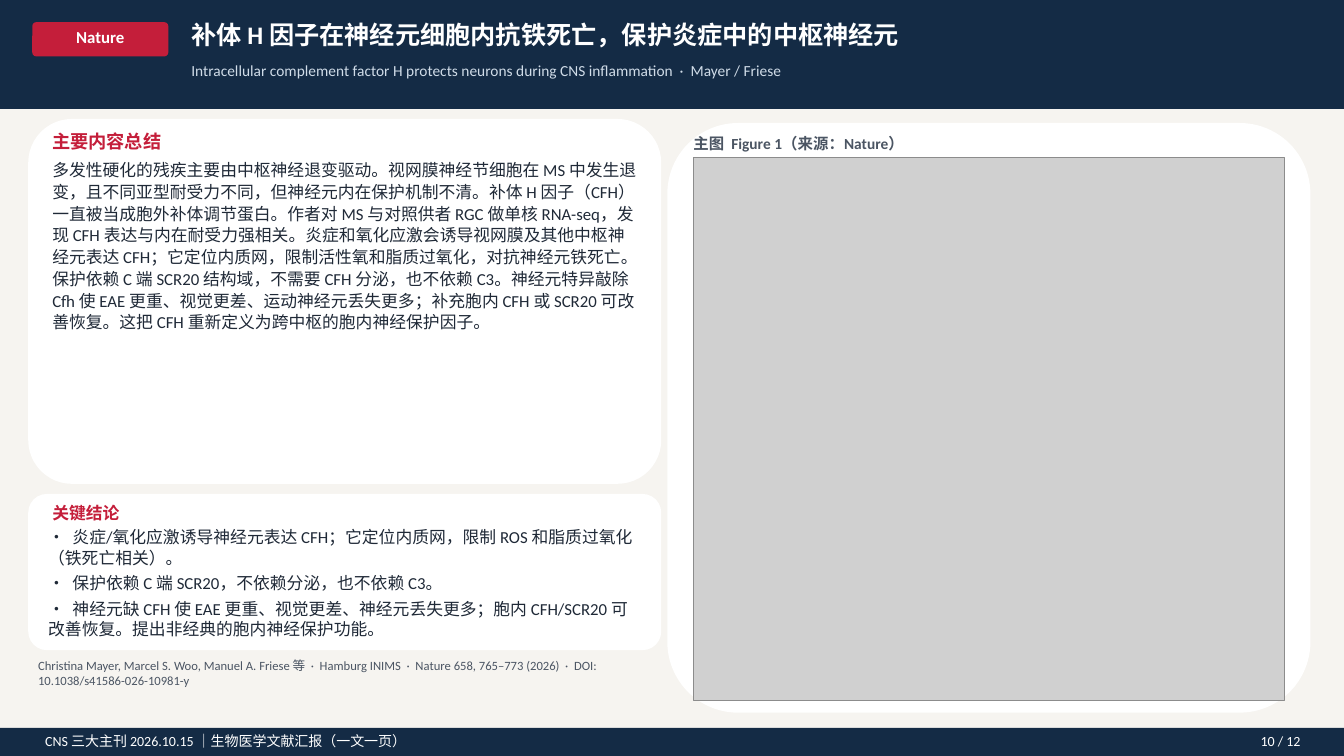
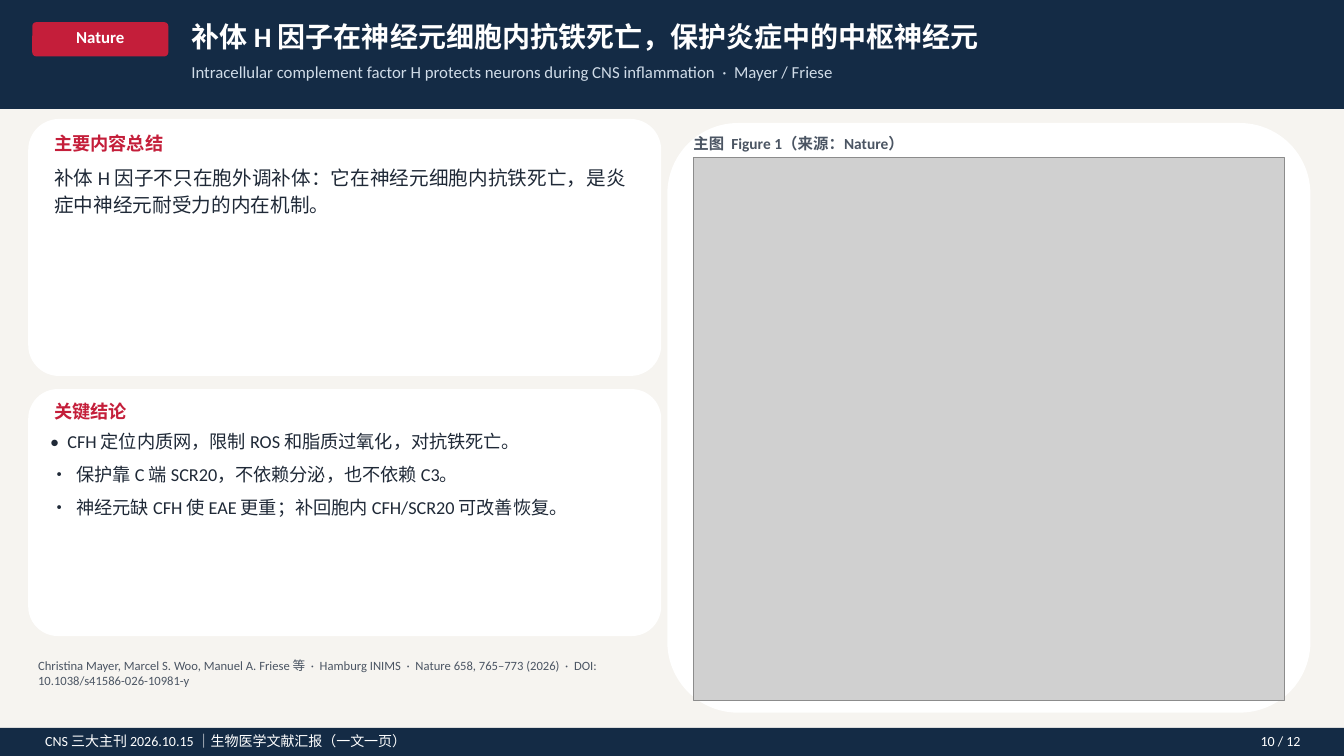
Before and after one commit to zh798858037-sys/AI, a slide deck: slide 12 of CNS_20261015_生物医学文献汇报.pptx. Drawn at 1344x756 pixels with LibreOffice and Linux fonts; fonts in the diff are those of the drawing; grey boxes stand for pictures. Boxes give left, top, right and bottom in pixels: in the first picture for what was removed or moved away, otherwise in the second. Text is boxed around its words. In the diff, an @@ line names an element or a change of style, - is before the commit and + after.

```diff
--- a/CNS_20261015_生物医学文献汇报.pptx
+++ b/CNS_20261015_生物医学文献汇报.pptx
@@ text "补体 H 因子在神经元细胞内抗铁死亡，保护炎症中的中枢神经元" at <box>191,23,979,51</box>: size 18 to 20 pt @@
@@ text "Intracellular complement factor H protects ..." at <box>191,66,833,81</box>: size 11 to 12 pt @@
@@ rounded rectangle: place and size @@
-rounded rectangle at <box>28,119,661,484</box>
+rounded rectangle at <box>28,119,661,376</box>
@@ text at <box>54,168,626,214</box>: text changed; size 12 to 14 pt @@
-多发性硬化的残疾主要由中枢神经退变驱动。视网膜神经节细胞在 MS 中发生退变，且不同亚型耐受力不同，但神经元内在保护机制不清。补体 H 因子（CFH）一直被当成胞外补体调节蛋白。作者对 MS 与对照供者 RGC 做单核 RNA-seq，发现 CFH 表达与内在耐受力强相关。炎症和氧化应激会诱导视网膜及其他中枢神经元表达 CFH；它定位内质网，限制活性氧和脂质过氧化，对抗神经元铁死亡。保护依赖 C 端 SCR20 结构域，不需要 CFH 分泌，也不依赖 C3。神经元特异敲除 Cfh 使 EAE 更重、视觉更差、运动神经元丢失更多；补充胞内 CFH 或 SCR20 可改善恢复。这把 CFH 重新定义为跨中枢的胞内神经保护因子。
+补体 H 因子不只在胞外调补体：它在神经元细胞内抗铁死亡，是炎症中神经元耐受力的内在机制。
@@ rounded rectangle: place and size @@
-rounded rectangle at <box>28,494,661,650</box>
+rounded rectangle at <box>28,389,661,636</box>
@@ text "关键结论": place and size @@
-text "关键结论" at <box>52,504,119,521</box>
+text "关键结论" at <box>54,402,127,420</box>
@@ text "关键结论" at <box>54,402,127,420</box>: size 12 to 13 pt @@
@@ text at <box>67,432,568,517</box>: text changed; size 12 to 13 pt @@
-• 炎症/氧化应激诱导神经元表达 CFH；它定位内质网，限制 ROS 和脂质过氧化（铁死亡相关）。
-• 保护依赖 C 端 SCR20，不依赖分泌，也不依赖 C3。
-• 神经元缺 CFH 使 EAE 更重、视觉更差、神经元丢失更多；胞内 CFH/SCR20 可改善恢复。提出非经典的胞内神经保护功能。
+• CFH 定位内质网，限制 ROS 和脂质过氧化，对抗铁死亡。
+• 保护靠 C 端 SCR20，不依赖分泌，也不依赖 C3。
+• 神经元缺 CFH 使 EAE 更重；补回胞内 CFH/SCR20 可改善恢复。
```
Also in this commit, not shown: 11 other slides changed, 5 other files.
